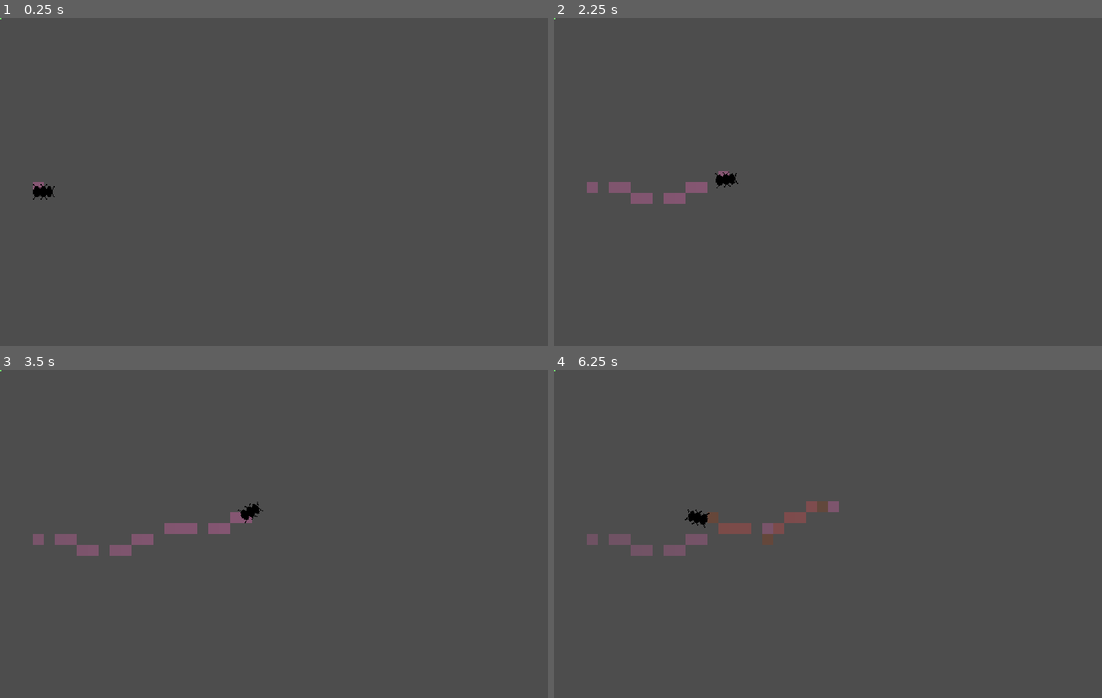
Above: before the commit, frames 1-4 (two rows, left to right).
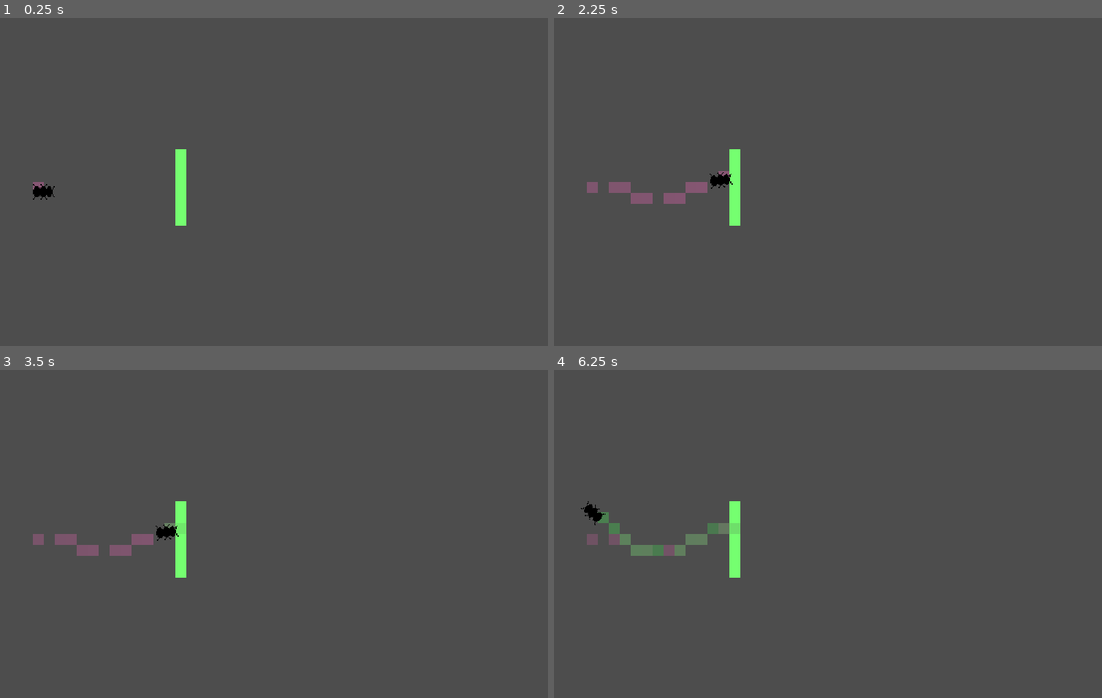
Above: after the commit, the same moments.

Repository: Guzel2/semester-6
Game: Godot game, scene res://scenes/main.tscn
Same seed, same stepped clock (60 frames per second), same inputs: the game is played once before the commit and once after it.
Inputs:
- Up to frame 1 (0.25 s): no input
- Up to frame 2 (2.25 s): no input
- Up to frame 3 (3.5 s): no input
- Up to frame 4 (6.25 s): no input

The runs differ from the first frame. In frame 1, 0.5% of the frame differs, in the area x 0-34%, y 0-64%; in frame 2, 0.5%; in frame 3, 1.0%; in frame 4, 1.9%, in the area x 0-52%, y 0-64%.

Commit message:
drawing and first chapter

Diff:
--- a/bachelor_project/scenes/main.tscn
+++ b/bachelor_project/scenes/main.tscn
@@ -15,12 +15,12 @@
 
 [node name="food_manager" type="Node2D" parent="."]
 script = ExtResource("3_y4ur8")
+food_visual_scene = ExtResource("4_3pryx")
 
-[node name="food_visual" parent="food_manager" instance=ExtResource("4_3pryx")]
-
-[node name="ant_manager" type="Node2D" parent="." node_paths=PackedStringArray("scent_manager")]
+[node name="ant_manager" type="Node2D" parent="." node_paths=PackedStringArray("scent_manager", "food_manager")]
 script = ExtResource("2_enl3e")
 scent_manager = NodePath("../scent_manager")
+food_manager = NodePath("../food_manager")
 
 [node name="ant" parent="ant_manager" node_paths=PackedStringArray("ant_manager") instance=ExtResource("3_o5lse")]
 position = Vector2(25, 159)
--- a/bachelor_project/scripts/ant.gd
+++ b/bachelor_project/scripts/ant.gd
@@ -35,6 +35,9 @@
 var exploring_adjustment_interval = .5
 var exploring_randomness = 25
 
+var food_scan_timer = 0
+var food_scan_interval = .2
+
 var scan_positions = [
 	Vector2(10, -10),
 	Vector2(20, -10),
@@ -45,6 +48,8 @@
 	Vector2(10, 10),
 	Vector2(20, 10),
 ]
+
+var food_scan_distance = 10
 
 func updated_state():
 	match state:
@@ -68,22 +73,29 @@
 	if scent_spawn_timer >= scent_spawn_interval:
 		scent_spawn_timer = 0
 		add_scent()
-		scan_scents()
-
-	position += dir * delta * speed
+		if state != ant_state.harvesting:
+			scan_scents()
 
 	match state:
 		ant_state.exploring:
+			position += dir * delta * speed
 			exploring_time += delta
 			if exploring_time >= exploring_adjustment_interval:
 				exploring_time = 0
 				dir = dir.rotated(deg_to_rad(randf_range(-exploring_randomness, exploring_randomness)))
 
+			food_scan_timer += delta
+			if food_scan_timer >= food_scan_interval:
+				food_scan_timer = 0
+				scan_food()
+
 		ant_state.harvesting:
-			pass
+			if consume_food(delta) < delta:
+				print("test")
+				state = ant_state.exploring
 
 		ant_state.returning:
-			pass
+			position += dir * delta * speed
 
 func add_scent():
 	var type
@@ -135,6 +147,18 @@
 	new_pos /= total_scents
 	dir = new_pos.rotated(dir.angle())
 
+func scan_food():
+	var scan_pos = position + dir * food_scan_distance
+	var food = ant_manager.get_food(scan_pos)
+	if food:
+		state = ant_state.harvesting
+
+func consume_food(delta) -> float:
+	var scan_pos = position + dir * food_scan_distance
+	var consumed_food = ant_manager.consume_food(scan_pos, delta)
+	food_amount += consumed_food
+	return consumed_food
+
 func change_scent_into_int(scent: Scent) -> int:
 	match state:
 		ant_state.exploring:
--- a/bachelor_project/scripts/ant_manager.gd
+++ b/bachelor_project/scripts/ant_manager.gd
@@ -2,9 +2,16 @@
 extends AntBase
 
 @export var scent_manager : ScentManager
+@export var food_manager : FoodManager
 
 func get_scent(pos: Vector2) -> Scent:
 	return scent_manager.get_scent(pos)
 
 func add_scent(pos: Vector2, type: EnumManager.scent_types):
 	scent_manager.add_scent(pos, type)
+
+func get_food(pos: Vector2) -> Food:
+	return food_manager.get_food(pos)
+
+func consume_food(pos: Vector2, value: float) -> float:
+	return food_manager.consume_food(pos, value)
--- a/bachelor_project/scripts/food_manager.gd
+++ b/bachelor_project/scripts/food_manager.gd
@@ -1,11 +1,15 @@
+class_name FoodManager
 extends Node2D
 
 @export var cell_size : int = 10
 @export var grid_size : int = 100
 
+@export var visualize_food : bool = true
+
 @export var food_visual_scene : PackedScene
 
 var food_list = []
+var food_visual_list = []
 
 func _ready() -> void:
 	for x in grid_size:
@@ -14,7 +18,27 @@
 			line.append(null)
 		food_list.append(line)
 
-func consume_food(pos: Vector2i, value: float) -> float:
+	if visualize_food:
+		for x in grid_size:
+			var line = []
+			for y in grid_size:
+				line.append(null)
+			food_visual_list.append(line)
+
+	add_new_food(Vector2i(16, 12))
+	add_new_food(Vector2i(16, 13))
+	add_new_food(Vector2i(16, 14))
+	add_new_food(Vector2i(16, 15))
+	add_new_food(Vector2i(16, 16))
+	add_new_food(Vector2i(16, 17))
+	add_new_food(Vector2i(16, 18))
+
+func get_food(pos: Vector2) -> Food:
+	var local_pos = global_pos_to_local_pos(pos)
+
+	return food_list[local_pos.x][local_pos.y]
+
+func consume_food(pos: Vector2, value: float) -> float:
 	var local_pos = global_pos_to_local_pos(pos)
 
 	if (local_pos.x < 0 or local_pos.x > grid_size) or (local_pos.y < 0 or local_pos.y > grid_size):
@@ -24,12 +48,15 @@
 	var food = food_list[local_pos.x][local_pos.y] as Food
 	var return_value = food.consume_food(value)
 
+	if visualize_food:
+		food_visual_list[local_pos.x][local_pos.y].remaining_food -= return_value
+
 	if return_value < value:
 		remove_food(local_pos.x, local_pos.y, food)
 
 	return return_value
 
-func add_food(pos: Vector2i, value: float) -> float:
+func add_food(pos: Vector2, value: float) -> float:
 	var local_pos = global_pos_to_local_pos(pos)
 
 	if (local_pos.x < 0 or local_pos.x > grid_size) or (local_pos.y < 0 or local_pos.y > grid_size):
@@ -37,6 +64,9 @@
 		return 0
 
 	var food = food_list[local_pos.x][local_pos.y] as Food
+	if food == null:
+		pass
+
 	var return_value = food.add_food(value)
 
 	if return_value < value:
@@ -44,13 +74,26 @@
 
 	return return_value
 
+func add_new_food(pos: Vector2i):
+	var new_food = Food.new()
+	food_list[pos.x][pos.y] = new_food
+
+	if visualize_food:
+		add_visual_food(pos)
+
+func add_visual_food(pos: Vector2i):
+	var scene = food_visual_scene.instantiate() as FoodVisual
+	scene.position = pos * cell_size
+	scene.scale *= cell_size
+
+	add_child(scene)
+
+	food_visual_list[pos.x][pos.y] = scene
+
 func global_pos_to_local_pos(pos: Vector2) -> Vector2i:
 	pos /= cell_size
 	return pos
 
-func update_food_visual():
-	pass
-
 func remove_food(x: int, y: int, food: Food):
 	food.remove_food()
 	food_list[x][y] = null
--- a/bachelor_project/scripts/food_visual.gd
+++ b/bachelor_project/scripts/food_visual.gd
@@ -2,7 +2,13 @@
 extends Sprite2D
 
 var max_food = 10.0
-var remaining_food = max_food
+var remaining_food = max_food:
+	get:
+		return remaining_food
+	set(value):
+		remaining_food = value
+		if remaining_food < 0:
+			queue_free()
 
 func _process(delta):
 	modulate.a = remaining_food / max_food
Not shown, added: first_draft.docx
Not shown, changed: quellen/quellen.txt
Not shown, added: sprite_testing/20_minutes_palette.aseprite
Not shown, added: sprite_testing/hand_0.aseprite
Not shown, added: sprite_testing/hand_1.aseprite
Not shown, added: sprite_testing/palette_1.aseprite
Not shown, added: sprite_testing/self_portrait.aseprite
